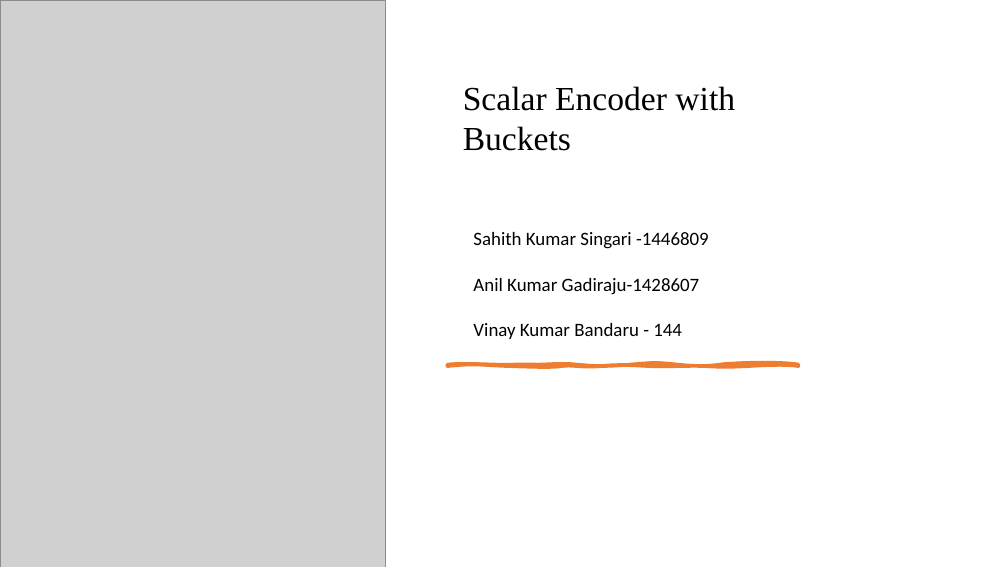
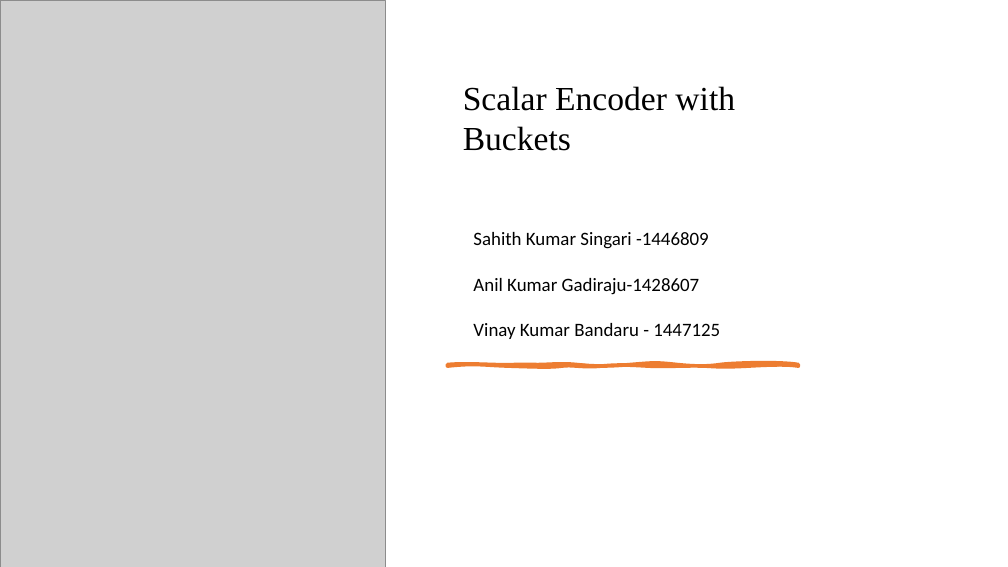
Before and after one commit to sahithkumar1999/neocortexapi, a slide deck: slide 1 of source/NeoCortexApi/Documents/Group Presentation[ScalarEncoder with Buckets].pptx. Drawn at 1008x567 pixels with LibreOffice and Linux fonts; fonts in the diff are those of the drawing; grey boxes stand for pictures. Boxes give left, top, right and bottom in pixels: in the first picture for what was removed or moved away, otherwise in the second. Text is boxed around its words. In the diff, an @@ line names an element or a change of style, - is before the commit and + after.

Commit message:
Documentation update

```diff
--- a/source/NeoCortexApi/Documents/Group Presentation[ScalarEncoder with Buckets].pptx
+++ b/source/NeoCortexApi/Documents/Group Presentation[ScalarEncoder with Buckets].pptx
@@ text at <box>473,323,720,339</box>: text changed @@
-Vinay Kumar Bandaru - 144
+Vinay Kumar Bandaru - 1447125
```
